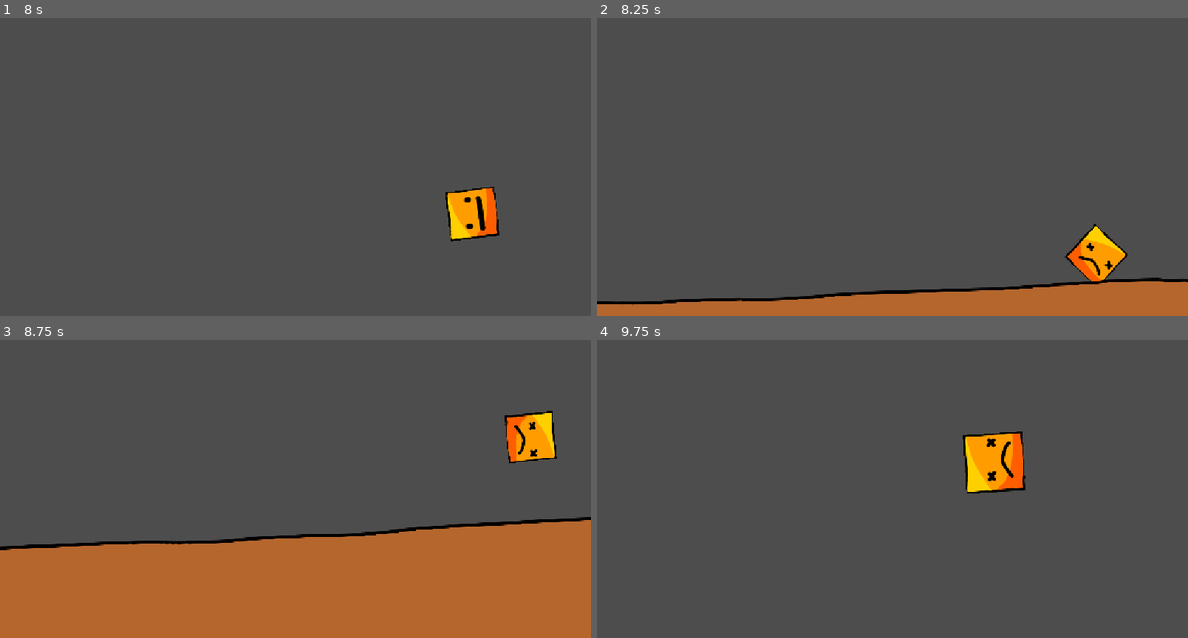
Above: before the commit, frames 1-4 (two rows, left to right).
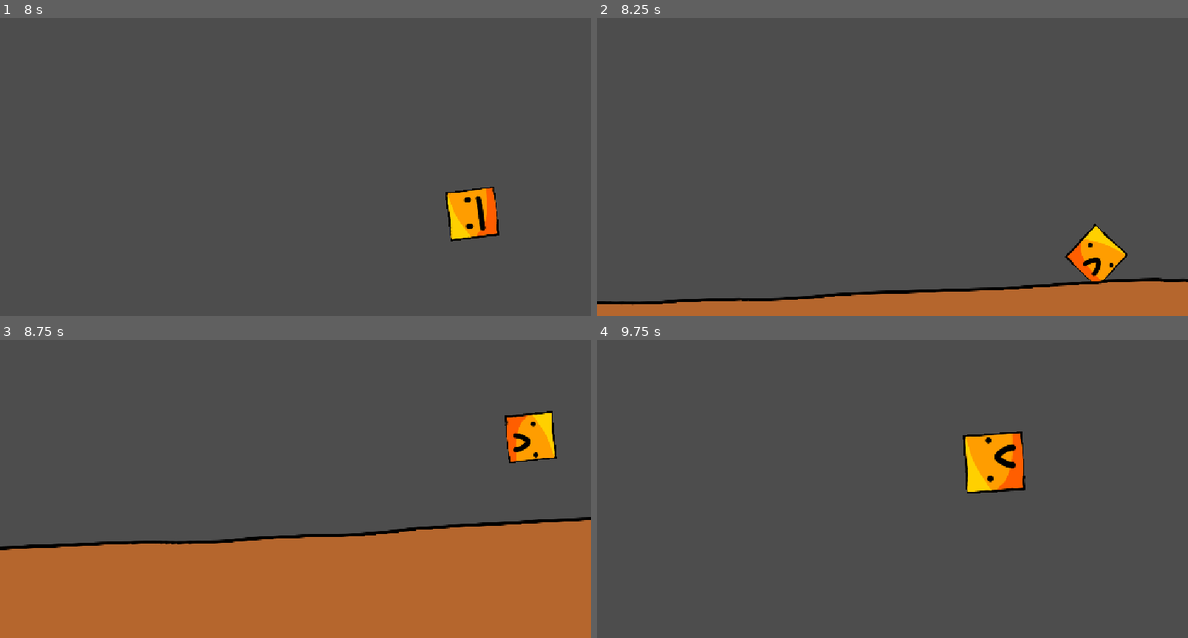
Above: after the commit, the same moments.

Repository: hahaeuou/game
Game: Godot game, scene res://main.tscn
Same seed, same stepped clock (60 frames per second), same inputs: the game is played once before the commit and once after it. The engine's default icon, where the game draws it, is replaced by a stand-in: a white triangle on a blue panel in a dark square.
Inputs:
- Up to frame 1 (8 s): tap Enter at 0.5 s; hold Right (right arrow) 0.53-1.28 s; hold Down (down arrow) 1.28-2.03 s; hold Right (right arrow) 2.03-2.78 s; hold Up (up arrow) 2.78-3.53 s; hold Left (left arrow) 3.53-5.03 s; hold Down (down arrow) 5.03-5.78 s; hold Right (right arrow) 5.78-6.53 s; hold Up (up arrow) 6.53-7.28 s; hold Right (right arrow) from 7.28 s (still down)
- Up to frame 2 (8.25 s): release Right (right arrow) at 8.03 s; hold Down (down arrow) from 8.03 s (still down)
- Up to frame 3 (8.75 s): keep holding Down (down arrow)
- Up to frame 4 (9.75 s): release Down (down arrow) at 8.78 s; hold Left (left arrow) 8.78-9.53 s; hold Up (up arrow) from 9.53 s (still down)

Frame 1 is identical in both runs. In frame 2, 0.2% of the frame differs, in the area x 81-88%, y 75-87%; in frame 3, 0.2%; in frame 4, 0.3%, in the area x 65-71%, y 32-48%.

Commit message:
misc 1

Diff:
--- a/camera_2d.gd
+++ b/camera_2d.gd
@@ -23,4 +23,3 @@
 	var before_lerp_scale = vel_to_camera_scale(velocity)
 	set_deferred("rotation", lerp(rotation, before_lerp_rot, 0.3))
 	set_deferred("zoom", lerp(zoom, Vector2.ONE * before_lerp_scale, 0.3))
-	print(zoom)
--- a/player.gd
+++ b/player.gd
@@ -14,14 +14,15 @@
 
 
 func _process(delta: float) -> void:
+	time_to_idle = $Timer.time_left
 	high_ang_vel = abs(angular_velocity) > 12
 	if high_speed_collision:
 		state = HURT
 	elif high_ang_vel:
 		state = DIZZY
-	elif time_to_idle < 5.0:
+	elif time_to_idle > 0:
 		state = REST
-
+	print(time_to_idle)
 	if state == REST:
 		$Sprite2D.texture = preload("res://player_rest.png")
 	if state == IDLE:
@@ -32,6 +33,7 @@
 		$Sprite2D.texture = preload("res://player_dizzy.png")
 	if state == HAPPY:
 		$Sprite2D.texture = preload("res://player_happy.png")
+	print(state)
 
 
 # Called every frame. 'delta' is the elapsed time since the previous frame.
@@ -48,13 +50,15 @@
 		$Timer.start()
 	$Camera2D.rot_velocity = angular_velocity
 	$Camera2D.velocity = linear_velocity.length()
-	$Sprite2D.flip_h = max(0, sign(linear_velocity.x))
+	$Sprite2D.flip_h = max(0, sign(linear_velocity.x)) if abs(linear_velocity.x) > 64 else $Sprite2D.flip_h
 
 
 func _on_body_entered(body: Node) -> void:
+	print("entered")
+	if linear_velocity.length() > 2048:
 		high_speed_collision = true
-		await get_tree().create_timer(2.0).timeout
-		high_speed_collision = false
+	await get_tree().create_timer(2.0).timeout
+	high_speed_collision = false
 
 
 func _on_timer_timeout() -> void:
--- a/player.tscn
+++ b/player.tscn
@@ -9,6 +9,8 @@
 
 [node name="Player" type="RigidBody2D" unique_id=1254977242]
 mass = 0.01
+contact_monitor = true
+max_contacts_reported = 1
 script = ExtResource("1_onrkg")
 
 [node name="RemoteTransform2D" type="RemoteTransform2D" parent="." unique_id=1196201664]
@@ -30,6 +32,7 @@
 
 [node name="Timer" type="Timer" parent="." unique_id=1499518580]
 wait_time = 5.0
+one_shot = true
 autostart = true
 
 [connection signal="body_entered" from="." to="." method="_on_body_entered"]
Not shown, added: player.tscn10397823244.tmp
